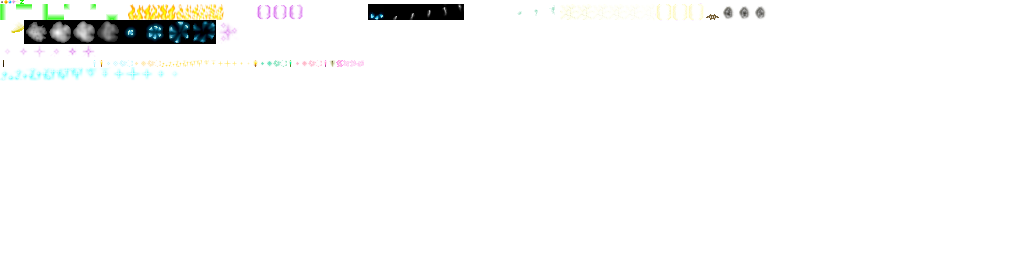
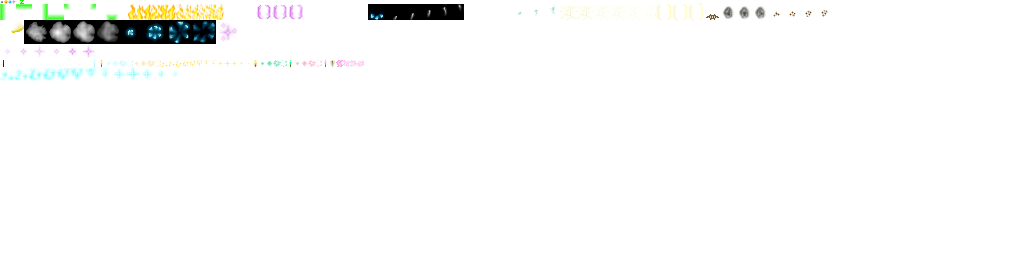
Comparing the layer stacks of the two 1024×256 images. Changes:
painted on "Background" over left=773, top=10, right=828, bottom=17
